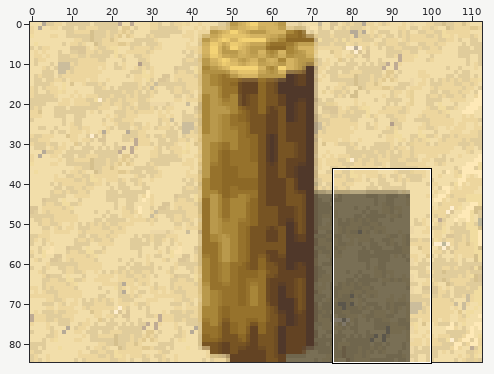
File history of a sprite sheet, NotMyTime/LeeresProjekt/Content/tile6.png. The first picture is a wide view before the edit; the outline marks the close-up.
Close-up. First the earlier version:
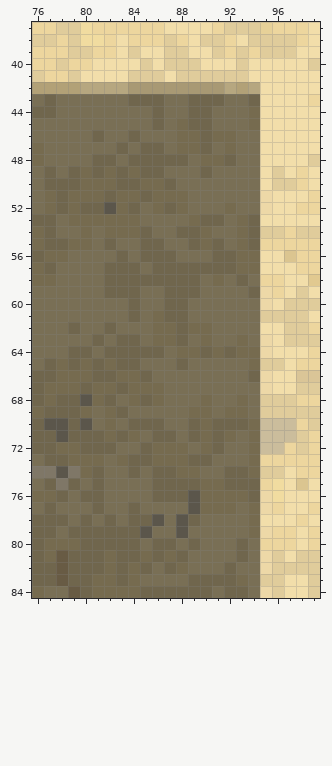
The file is 114x85 pixels. Colours within 5 levels of each other are drawn and written as one. Shown: x 76..99, y 37..84. The old version is drawn lined up with the new one, on the new canvas. The commit also changed other parts of the picture, which this record leaves out.
The result:
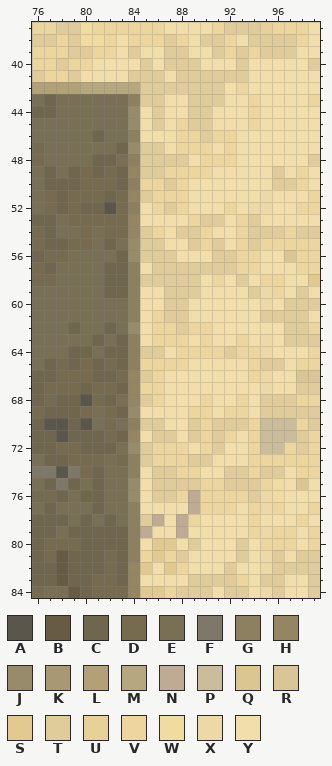
Palette (. is transparent): A #5b564b  B #685b44  C #70664d  D #766b4f  E #796f55  F #7f7767  G #8c8061  H #948663  J #978b6a  K #a89974  L #b2a177  M #b6a780  N #bfab94  P #cbbd9c  Q #dbc590  R #dac597  S #e1c990  T #e0cc9b  U #e7d198  V #edd69e  W #f1dca0  X #edd8a7  Y #f2deaa
Change:
canvas 114x85 -> 113x85 (the part of the old canvas that was cut away was empty and is not shown)
y 42: x 84..94 KKKKKKKKMLM -> MTTTTTTTYVY
y 43: x 84..94 CCCEECCCEEC -> GTTYYTTTYYV
y 44: x 84..94 EECEECCEEED -> JYTYYTTYYYV
y 45: x 84..94 EECEDCCEEED -> JYTYVTTYYYV
y 46: x 84..94 CEEEDDCDDEE -> GYYYVVTVVYY
y 47: x 84..94 ECCEDDCEDEE -> JTTYVVVYVYY
y 48: x 84..94 CCCCCEDDCEE -> GTTTTYVVVYY
y 49: x 84..94 DCCEEECEEEE -> HTTVVVVYYYY
y 50: x 84..94 CDDCEEEEEEE -> GVVTVYYYYYY
y 51: x 84..94 DCDDDEEEEEE -> HTVVVYYYYYY
y 52: x 84..94 CEDCDEEEDEE -> GYVTVYYYVYX
y 53: x 84..94 DEEEEDCCEDC -> HYYYYVTTYVT
y 54: x 84..94 DCEECCDEEDC -> HTVYTTVYYVT
y 55: x 84..94 ECCEECDCEDC -> JTTYYTVTYVT
y 56: x 84..94 ECCCEEECCDD -> JTTTYYYTTVV
y 57: x 84..94 CECCCCCCCDD -> GYTTTTTTTVV
y 58: x 84..94 CCCCCCEDECE -> GTTTTTYVYTY
y 59: x 84..94 CEECCCEEEEC -> GYYTTTYYYYT
y 60: x 84..94 CEECCEEEEEE -> GYYTTYYYYYY
y 61: x 84..94 CEDCCEEEEEE -> GYVTTYYYYYY
y 62: x 84..94 EEDDCDDEEEE -> JYVVTVVYYYY
y 63: x 84..94 CEDDCEDEEDE -> GYVVVYVYYVY
y 64: x 84..94 CCCEDDCDCDD -> GTTYVVVVTVV
y 65: x 84..94 CEEECEEEEED -> GVVVVYYYYYV
y 66: x 84..94 DCEEEEEEEEC -> HTVYYYYYYYV
y 67: x 84..94 DDDEEEEEEEE -> HVVYYYYYYYY
y 68: x 84..94 DCDEEEDEEDE -> HTVYYYVYYVY
y 69: x 84..94 EEEEEDDEDDE -> JYYYYVVYVVY
y 70: x 84..94 CCCEECDCCCD -> GTTYYTVTTTV
y 71: x 84..94 DECCECDCDED -> HYTTYTVTVYV
y 72: x 84..94 ECDDDEDCEED -> JTVVVYVTYYV
y 73: x 84..94 CCDDDCCEEED -> GTVVVTTYYYV
y 74: x 84..94 CECCDDEECCD -> GYTTVVYYTTV
y 75: x 84..94 EECCCCDDCCC -> JYTTTTVVTTT
y 76: x 84..94 EECCCADDDDC -> JYTTVNVVVVT
y 77: x 84..94 CEEEEADDDED -> GYYYYNVVVYV
y 78: x 84..94 CCAEACEEEED -> GTNYNVYYYYV
y 79: x 84..94 CAEEAEEEEED -> GNYYNYYYYYV
y 80: x 84..94 CECCECEEECE -> GYSSYTYYYTY
y 81: x 84..94 CDCDCEEEECE -> GVSVTYYYYTY
y 82: x 84..94 DCECDEEECEE -> HSYSVYYYTYY
y 83: x 84..94 DEEEECCCCDE -> HYYYYTTTTVY
y 84: x 84..94 DCCCCCCECCE -> HSSVTTTYTTY
Changed places in both close-ups, as pixel boxes (x1, y1, x2, y2):
changed: (128, 82, 260, 598)
